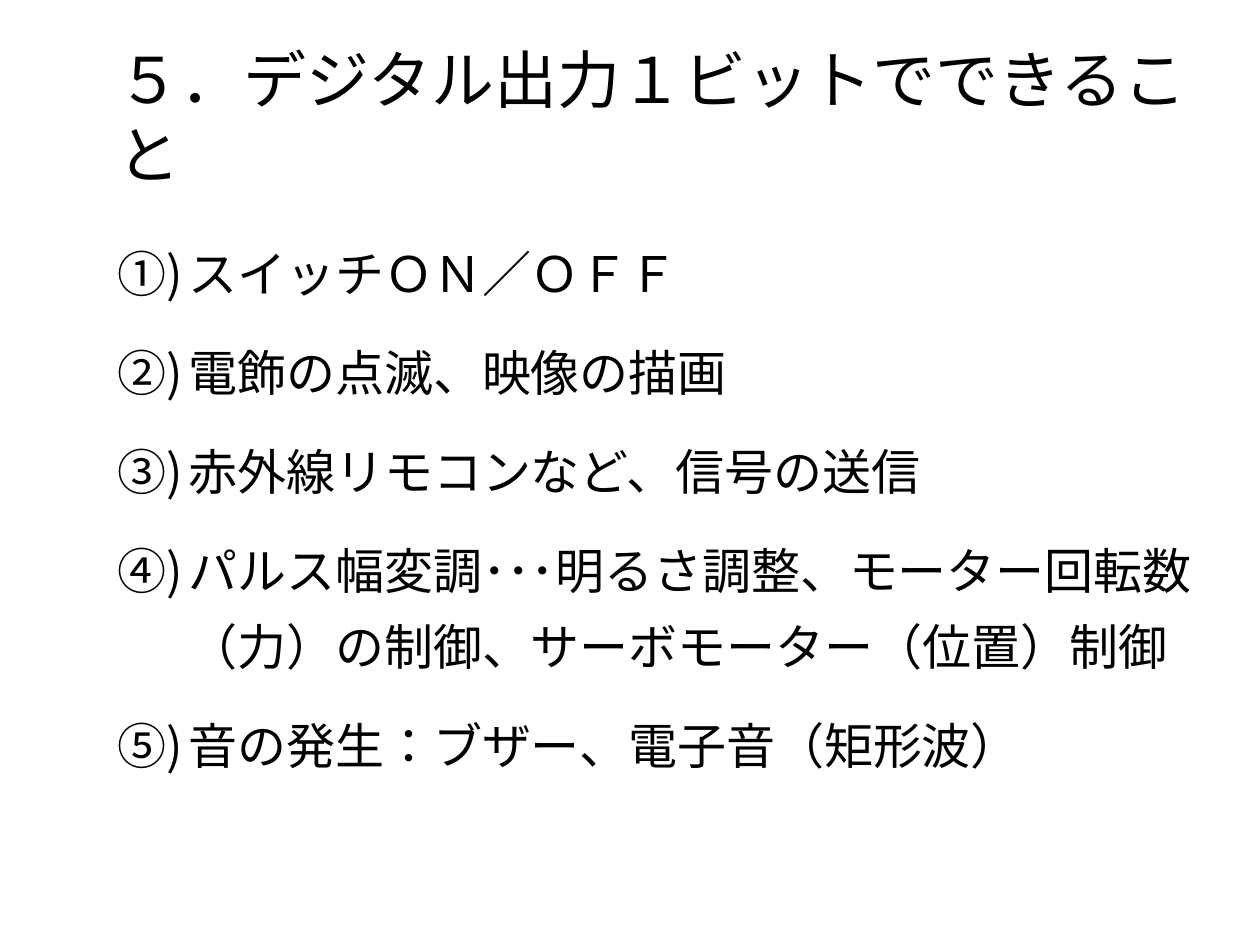
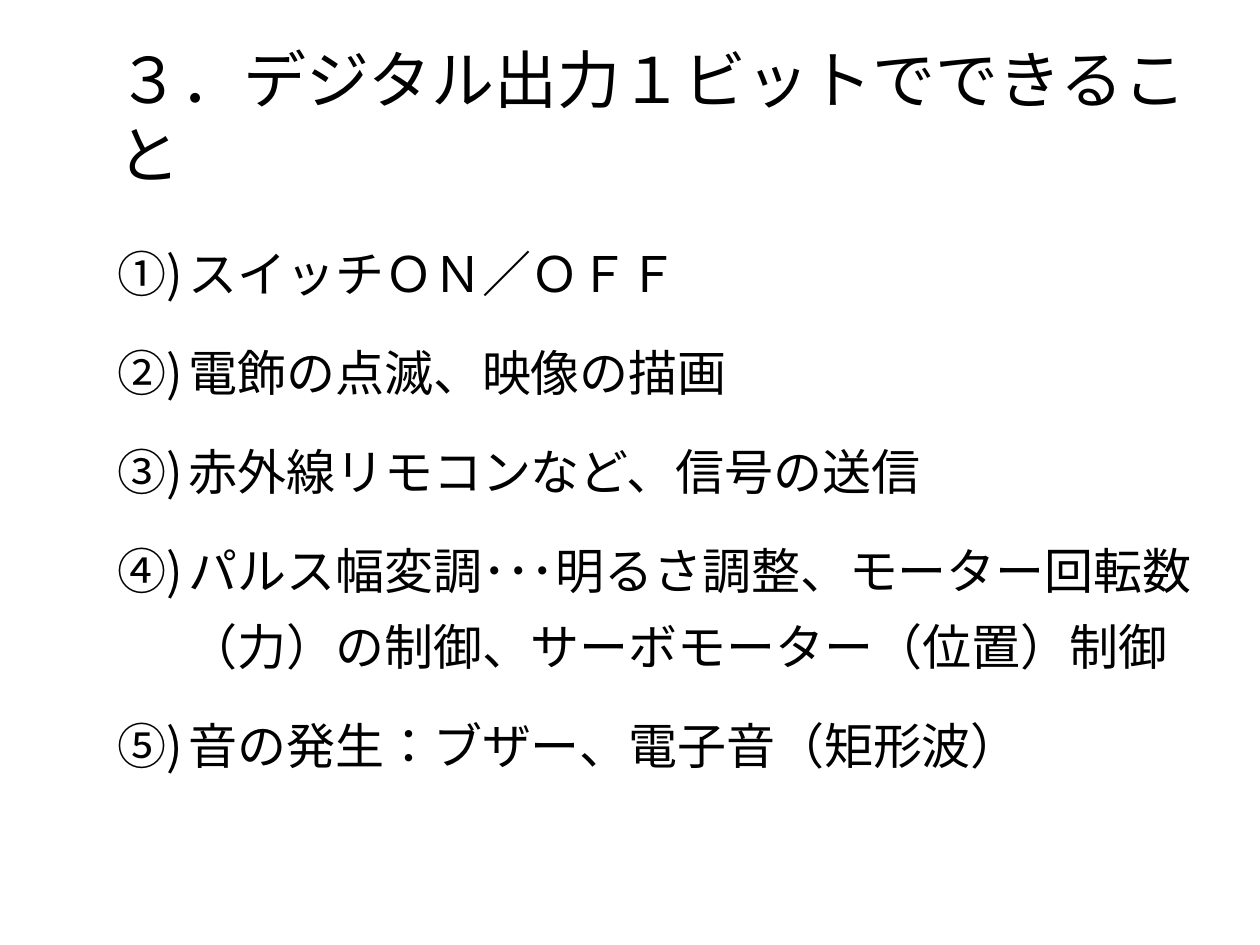
Before and after one commit to MatsK/Courses, a slide deck: slide 9 of CS2/Arduino入門：Arduino IDE 言語篇.pptx. Drawn at 1260x945 pixels with LibreOffice and Linux fonts; fonts in the diff are those of the drawing; background and template pictures are left out. Boxes give left, top, right and bottom in pixels: in the first picture for what was removed or moved away, otherwise in the second. Text is boxed around its words. In the diff, an @@ line names an element or a change of style, - is before the commit and + after.

```diff
--- a/CS2/Arduino入門：Arduino IDE 言語篇.pptx
+++ b/CS2/Arduino入門：Arduino IDE 言語篇.pptx
@@ title at (118,49,1186,108): text changed @@
-５．デジタル出力１ビットでできること
+３．デジタル出力１ビットでできること
```
Also in this commit, not shown: 12 other slides changed, 2 slides added, 1 slide removed, 1 other file.
